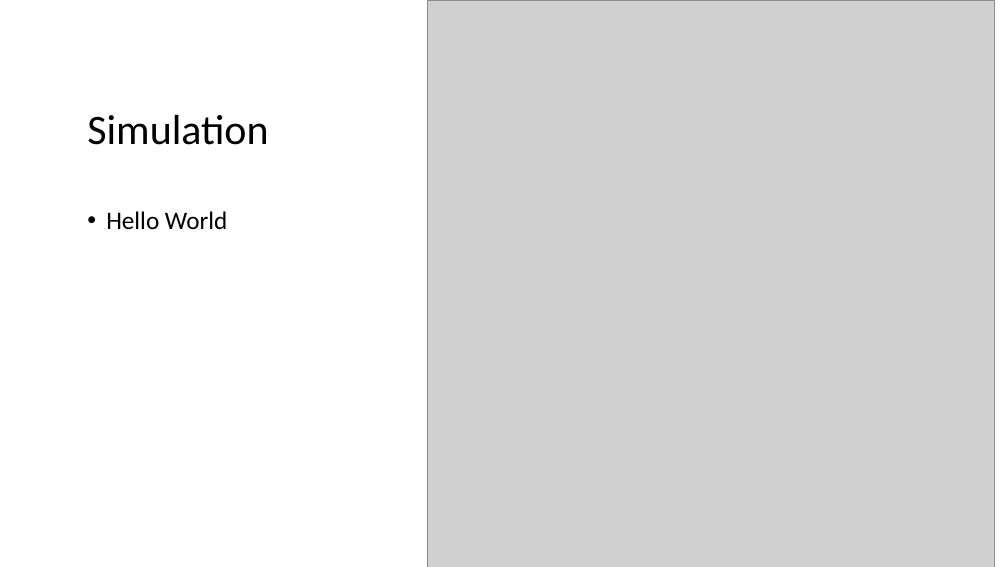
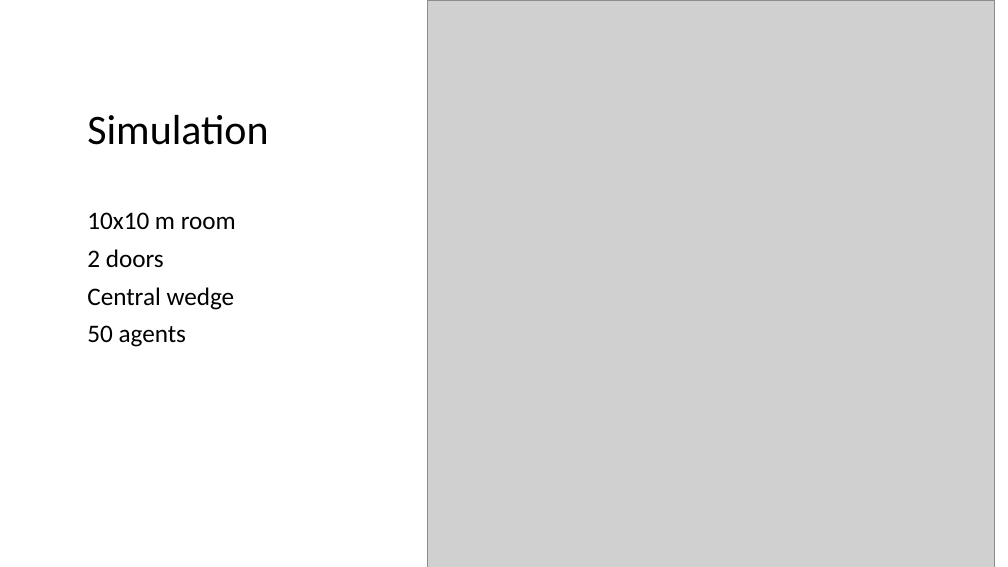
Before and after one commit to LorenzoFioroni/Modeling-pedestrian-flow-in-a-crowded-building, a slide deck: slide 14 of presentation/Modeling Pedestrian Flow in a Crowded Building.pptx. Drawn at 1008x567 pixels with LibreOffice and Linux fonts; fonts in the diff are those of the drawing; grey boxes stand for pictures. Boxes give left, top, right and bottom in pixels: in the first picture for what was removed or moved away, otherwise in the second. Text is boxed around its words. In the diff, an @@ line names an element or a change of style, - is before the commit and + after.

```diff
--- a/presentation/Modeling Pedestrian Flow in a Crowded Building.pptx
+++ b/presentation/Modeling Pedestrian Flow in a Crowded Building.pptx
@@ text at (87,212,236,347): text changed @@
-• Hello World
+10x10 m room
+2 doors
+Central wedge
+50 agents
```
Also in this commit, not shown: 5 other slides changed, 11 slides added, 8 slides removed.
